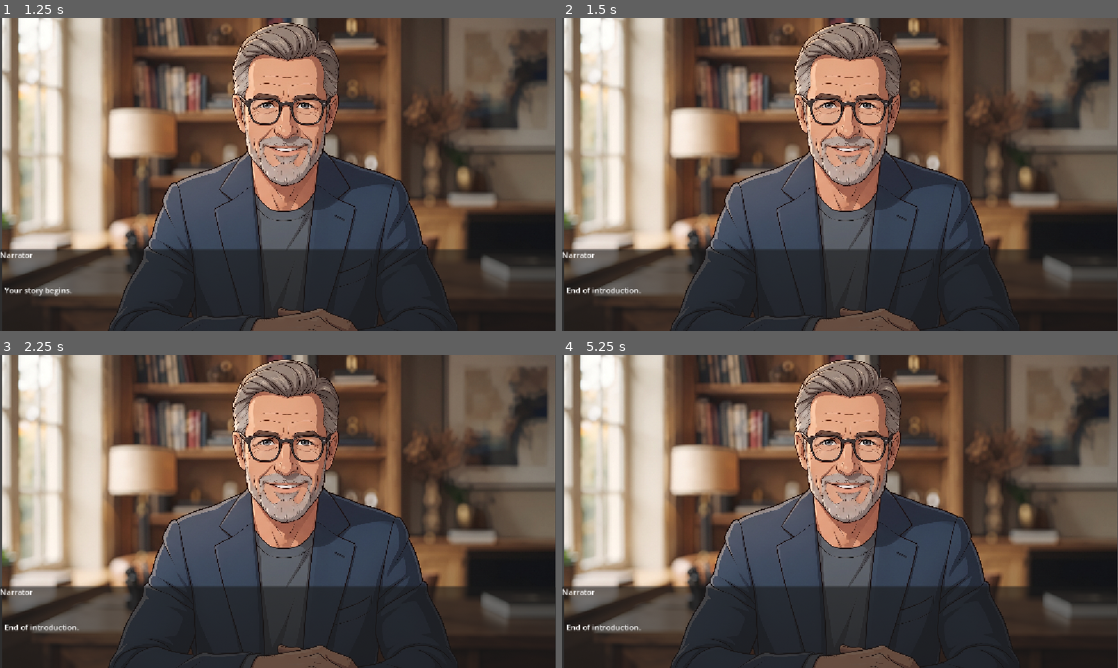
Above: before the commit, frames 1-4 (two rows, left to right).
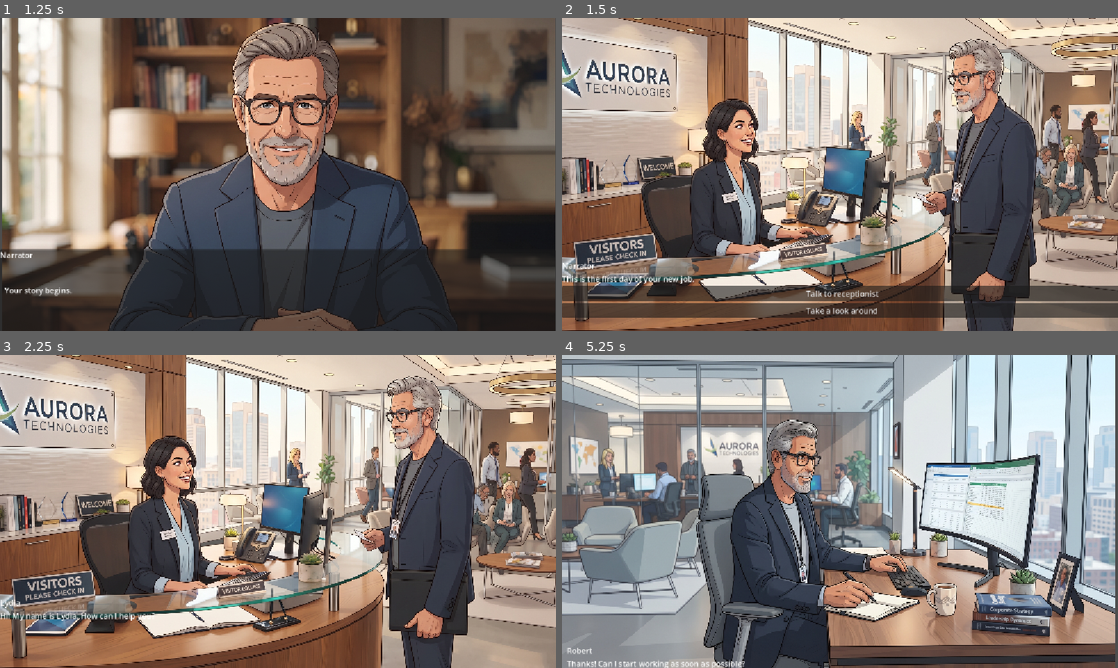
Above: after the commit, the same moments.

Repository: hubahuba2016/SliceOfWork
Game: Godot game, scene res://introduction.tscn
The game is run twice, just before and just after one commit, with the same random seed, the same clock (stepped at 60 frames per second) and the same inputs.
Inputs (mouse positions are in pixels of both pictures, inside the frame that each line leads up to):
- Up to frame 1 (1.25 s): tap Enter at 0.5, 0.6 s; move the mouse to (400, 158) at 0.52 s; click (400, 158) at 0.67 s; tap Space at 0.77, 0.8, 1.07 s
- Up to frame 2 (1.5 s): move the mouse to (728, 190) at 1.27 s; tap Space at 1.35 s; click (728, 190) at 1.42 s
- Up to frame 3 (2.25 s): tap Space at 1.52, 1.82 s; tap Enter at 1.55 s; click (278, 630) at 2 s, where only the run after the commit has a clickable "Talk to receptionist"
- Up to frame 4 (5.25 s): tap Space at 2.75, 3.05, 3.77, 4.07, 4.25, 4.35, 4.52, 4.82 s; move the mouse to (895, 442) at 2.77 s; tap Enter at 2.85, 3.5, 3.6, 5, 5.1 s; click (895, 442) at 2.92 s; move the mouse to (812, 574) at 3.52 s; click (812, 574) at 3.67 s; move the mouse to (1006, 558) at 4.27 s; click (1006, 558) at 4.42 s; move the mouse to (673, 464) at 5.02 s; click (673, 464) at 5.17 s

Frame 1 is identical in both runs. In frame 2, 89% of the frame differs, in the area x 0-100%, y 0-100%; in frame 3, 90%; in frame 4, 91%.

Commit message:
first commit

Diff:
--- /dev/null
+++ b/slice-of-work/DayEnd.tscn
@@ -0,0 +1,44 @@
+[gd_scene format=3 uid="uid://bs05qsumyelcc"]
+
+[ext_resource type="Script" uid="uid://dv4i2w118s71s" path="res://bedroom.gd" id="1_1tbm1"]
+[ext_resource type="Texture2D" uid="uid://d1q68qg3gryuj" path="res://Pictures/Gemini_Generated_Image_bqhnsdbqhnsdbqhn.jpeg" id="2_j7eph"]
+
+[node name="Bedroom" type="Control" unique_id=1462076062]
+layout_mode = 3
+anchors_preset = 0
+offset_right = 40.0
+offset_bottom = 40.0
+script = ExtResource("1_1tbm1")
+
+[node name="Background" type="TextureRect" parent="." unique_id=163513793]
+layout_mode = 0
+offset_right = 11559.999
+offset_bottom = 6609.9995
+scale = Vector2(0.1, 0.1)
+texture = ExtResource("2_j7eph")
+
+[node name="UI" type="Control" parent="." unique_id=864645785]
+layout_mode = 1
+anchor_right = 1.8030001
+anchor_bottom = 4.9690003
+offset_right = -32.120003
+offset_bottom = -158.76001
+
+[node name="DialoguePanel" type="Panel" parent="UI" unique_id=374025677]
+layout_mode = 0
+offset_right = 40.0
+offset_bottom = 40.0
+
+[node name="CharacterName" type="Label" parent="UI/DialoguePanel" unique_id=1423112001]
+layout_mode = 0
+offset_left = 12.0
+offset_top = 522.0
+offset_right = 286.0
+offset_bottom = 590.0
+
+[node name="DialogueText" type="Label" parent="UI/DialoguePanel" unique_id=573371856]
+layout_mode = 0
+offset_left = 12.0
+offset_top = 572.0
+offset_right = 1155.0
+offset_bottom = 648.0
--- /dev/null
+++ b/slice-of-work/Workspace.gd
@@ -0,0 +1,42 @@
+extends Control
+
+@onready var character_name: Label = $UI/CharacterName
+@onready var dialogue_text: Label = $UI/DialogueText
+
+var dialogue = [
+	{
+		"name": "Lydia",
+		"text": "This will be your workspace."
+	},
+	{
+		"name": "Robert",
+		"text": "Thanks! Can I start working as soon as possible?"
+	},
+	{
+		"name": "Lydia",
+		"text": "Upper management says you can."
+	},
+	{
+		"name": "Narrator",
+		"text": "You work for the day."
+	}
+]
+
+var current_line = 0
+
+func _ready():
+	show_dialogue()
+
+func show_dialogue():
+	if current_line < dialogue.size():
+		character_name.text = dialogue[current_line]["name"]
+		dialogue_text.text = dialogue[current_line]["text"]
+	else:
+		# Change to the next scene when the dialogue ends.
+		get_tree().change_scene_to_file("res://DayEnd.tscn")
+
+func _input(event):
+	if event is InputEventMouseButton:
+		if event.button_index == MOUSE_BUTTON_LEFT and event.pressed:
+			current_line += 1
+			show_dialogue()
--- /dev/null
+++ b/slice-of-work/bedroom.gd
@@ -0,0 +1,50 @@
+extends Control
+
+@onready var character_name: Label = $UI/DialoguePanel/CharacterName
+@onready var dialogue_text: Label = $UI/DialoguePanel/DialogueText
+
+var dialogue = [
+	{
+		"name": "Narrator",
+		"text": "You went home after an exhausting day of working in your new job."
+	},
+	{
+		"name": "Robert",
+		"text": "*Sleep might be nice.*"
+	},
+	{
+		"name": "Narrator",
+		"text": "You went to sleep."
+	}
+]
+
+var current_line: int = 0
+
+func _ready() -> void:
+	show_dialogue()
+
+func _input(event: InputEvent) -> void:
+	if event is InputEventMouseButton:
+		if event.pressed and event.button_index == MOUSE_BUTTON_LEFT:
+			advance_dialogue()
+
+	elif event is InputEventKey:
+		if event.pressed and not event.echo:
+			if event.keycode == KEY_SPACE or event.keycode == KEY_ENTER:
+				advance_dialogue()
+
+func show_dialogue() -> void:
+	if current_line >= dialogue.size():
+		finish_introduction()
+		return
+
+	character_name.text = dialogue[current_line]["name"]
+	dialogue_text.text = dialogue[current_line]["text"]
+
+func advance_dialogue() -> void:
+	current_line += 1
+	show_dialogue()
+
+func finish_introduction() -> void:
+	character_name.text = "Narrator"
+	dialogue_text.text = "End of Introduction."
--- a/slice-of-work/introduction.gd
+++ b/slice-of-work/introduction.gd
@@ -49,5 +49,6 @@
 
 func finish_introduction() -> void:
 	introduction_finished = true
+	get_tree().change_scene_to_file("res://work_introduction.tscn")
 	dialogue_label.text = "End of introduction."
 	print("SliceOfWork: Introduction finished!")
--- /dev/null
+++ b/slice-of-work/office_scene.tscn
@@ -0,0 +1,37 @@
+[gd_scene format=3 uid="uid://bg6klp5ingm06"]
+
+[ext_resource type="Script" uid="uid://b3e0eqo4j37au" path="res://Workspace.gd" id="1_w0fry"]
+[ext_resource type="Texture2D" uid="uid://bxqelk0cawrsl" path="res://Pictures/Gemini_Generated_Image_wtokakwtokakwtok.jpeg" id="2_3h8hk"]
+
+[node name="Workspace" type="Control" unique_id=391188316]
+layout_mode = 3
+anchors_preset = 0
+offset_right = 40.0
+offset_bottom = 40.0
+script = ExtResource("1_w0fry")
+
+[node name="Background" type="TextureRect" parent="." unique_id=835233189]
+layout_mode = 0
+offset_right = 11449.999
+offset_bottom = 6769.9995
+scale = Vector2(0.1, 0.1)
+texture = ExtResource("2_3h8hk")
+
+[node name="UI" type="VBoxContainer" parent="." unique_id=231049641]
+layout_mode = 1
+anchors_preset = -1
+anchor_right = 1.35
+anchor_bottom = 8.386001
+offset_left = 10.0
+offset_top = 600.0
+offset_right = -43.0
+offset_bottom = 318.55997
+
+[node name="CharacterName" type="Label" parent="UI" unique_id=1674289514]
+layout_mode = 2
+
+[node name="DialogueText" type="Label" parent="UI" unique_id=1285624876]
+layout_mode = 2
+
+[node name="Choices" type="VBoxContainer" parent="UI" unique_id=1963704314]
+layout_mode = 2
--- /dev/null
+++ b/slice-of-work/work_introduction.gd
@@ -0,0 +1,121 @@
+extends Control
+
+@onready var character_name: Label = $UI/CharacterName
+@onready var dialogue_text: Label = $UI/DialogueText
+
+#@onready var next_button: Button = $UI/NextButton
+@onready var choices: VBoxContainer = $UI/Choices
+
+@onready var talk_button: Button = $UI/Choices/TalkToReceptionist
+@onready var look_button: Button = $UI/Choices/LookAround
+
+
+var dialogue = []
+var dialogue_index = 0
+
+
+func _ready():
+	#next_button.pressed.connect(_on_next_button_pressed)
+	talk_button.pressed.connect(_on_talk_button_pressed)
+	look_button.pressed.connect(_on_look_button_pressed)
+
+	start_introduction()
+
+
+func start_introduction():
+	dialogue = [
+		{
+			"speaker": "Narrator",
+			"text": "This is the first day of your new job."
+		}
+	]
+
+	dialogue_index = 0
+	choices.visible = true
+	show_dialogue()
+
+
+func show_dialogue():
+	if dialogue_index >= dialogue.size():
+		return
+
+	character_name.text = dialogue[dialogue_index]["speaker"]
+	dialogue_text.text = dialogue[dialogue_index]["text"]
+
+
+func _on_talk_button_pressed():
+	dialogue = [
+		{
+			"speaker": "Lydia",
+			"text": "Hi! My name is Lydia. How can I help you?"
+		},
+		{
+			"speaker": "Robert",
+			"text": "I'm the new employee, Robert."
+		},
+		{
+			"speaker": "Lydia",
+			"text": "Right this way, sir."
+		}
+	]
+
+	dialogue_index = 0
+	choices.visible = false
+	show_dialogue()
+
+func _on_look_button_pressed():
+	dialogue = [
+		{
+			"speaker": "Robert",
+			"text": "The office seems crowded yet comfortable."
+		}
+	]
+
+	dialogue_index = 0
+	choices.visible = false
+	show_dialogue()
+
+
+func _on_next_button_pressed():
+	dialogue_index += 1
+
+	if dialogue_index >= dialogue.size():
+		get_tree().change_scene_to_file("res://office_scene.tscn")
+	else:
+		show_dialogue()
+
+
+func _on_look_finished():
+	_on_talk_button_pressed()
+
+func finish_dialogue():
+	#next_button.visible = false
+	choices.visible = false
+
+	character_name.text = "Narrator"
+	dialogue_text.text = "Lydia leads Robert into the office."
+
+	# You can change scenes here later.
+func _input(event):
+	if event is InputEventMouseButton:
+		if event.pressed and event.button_index == MOUSE_BUTTON_LEFT:
+			advance_dialogue()
+
+	elif event is InputEventScreenTouch:
+		if event.pressed:
+			advance_dialogue()
+
+func advance_dialogue():
+	if choices.visible:
+		return
+
+	dialogue_index += 1
+
+	if dialogue_index < dialogue.size():
+		show_dialogue()
+	else:
+		# If Robert was looking around, start Lydia's conversation.
+		if dialogue.size() == 1 and dialogue[0]["speaker"] == "Robert":
+			_on_talk_button_pressed()
+		else:
+			get_tree().change_scene_to_file("res://office_scene.tscn")
--- /dev/null
+++ b/slice-of-work/work_introduction.tscn
@@ -0,0 +1,41 @@
+[gd_scene format=3 uid="uid://c31g0y1edkcto"]
+
+[ext_resource type="Script" uid="uid://c2j4c552eakfw" path="res://work_introduction.gd" id="1_nfiw5"]
+[ext_resource type="Texture2D" uid="uid://cwyuaq4mt2ap1" path="res://Pictures/Gemini_Generated_Image_gpbskzgpbskzgpbs.jpeg" id="2_2mmsi"]
+
+[node name="WorkIntroduction" type="Control" unique_id=121611820]
+layout_mode = 3
+anchors_preset = 0
+offset_right = 40.0
+offset_bottom = 40.0
+script = ExtResource("1_nfiw5")
+
+[node name="Background" type="TextureRect" parent="." unique_id=440386412]
+layout_mode = 0
+offset_right = 11589.999
+offset_bottom = 6679.9995
+scale = Vector2(0.1, 0.1)
+texture = ExtResource("2_2mmsi")
+
+[node name="UI" type="VBoxContainer" parent="." unique_id=415223998]
+layout_mode = 0
+offset_top = 501.0
+offset_right = 1161.0
+offset_bottom = 674.0
+
+[node name="CharacterName" type="Label" parent="UI" unique_id=1133889534]
+layout_mode = 2
+
+[node name="DialogueText" type="Label" parent="UI" unique_id=1457387958]
+layout_mode = 2
+
+[node name="Choices" type="VBoxContainer" parent="UI" unique_id=1548055636]
+layout_mode = 2
+
+[node name="TalkToReceptionist" type="Button" parent="UI/Choices" unique_id=2007349544]
+layout_mode = 2
+text = "Talk to receptionist"
+
+[node name="LookAround" type="Button" parent="UI/Choices" unique_id=918837441]
+layout_mode = 2
+text = "Take a look around"
Binary file added: slice-of-work/Pictures/Gemini_Generated_Image_5a3vhd5a3vhd5a3v.jpeg
Binary file added: slice-of-work/Pictures/Gemini_Generated_Image_7ksrl17ksrl17ksr.jpeg
Binary file added: slice-of-work/Pictures/Gemini_Generated_Image_8ei5228ei5228ei5.jpeg
Not shown, added: slice-of-work/Pictures/Gemini_Generated_Image_8ei5228ei5228ei5.jpeg.import
Binary file added: slice-of-work/Pictures/Gemini_Generated_Image_bqhnsdbqhnsdbqhn.jpeg
Not shown, added: slice-of-work/Pictures/Gemini_Generated_Image_bqhnsdbqhnsdbqhn.jpeg.import
Binary file added: slice-of-work/Pictures/Gemini_Generated_Image_gpbskzgpbskzgpbs.jpeg
Not shown, added: slice-of-work/Pictures/Gemini_Generated_Image_gpbskzgpbskzgpbs.jpeg.import
Binary file added: slice-of-work/Pictures/Gemini_Generated_Image_wtokakwtokakwtok.jpeg
Not shown, added: slice-of-work/Pictures/Gemini_Generated_Image_wtokakwtokakwtok.jpeg.import
Not shown, added: slice-of-work/Workspace.gd.uid
Not shown, added: slice-of-work/bedroom.gd.uid
(and 1 more such lines)
